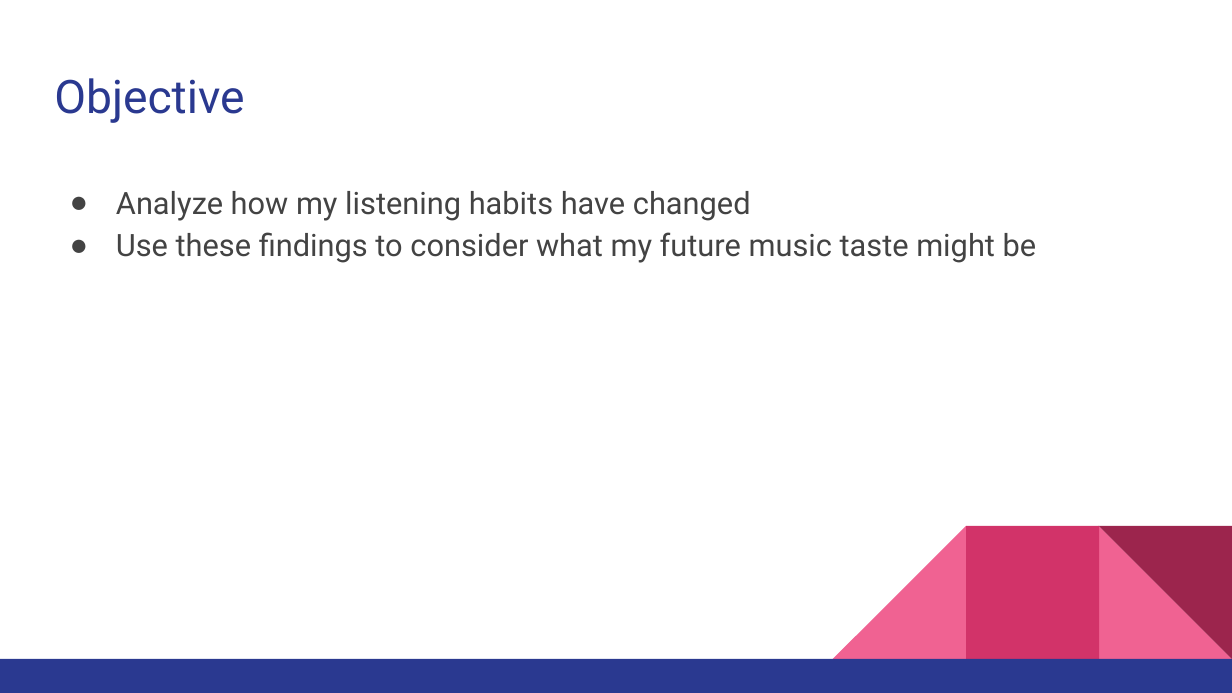
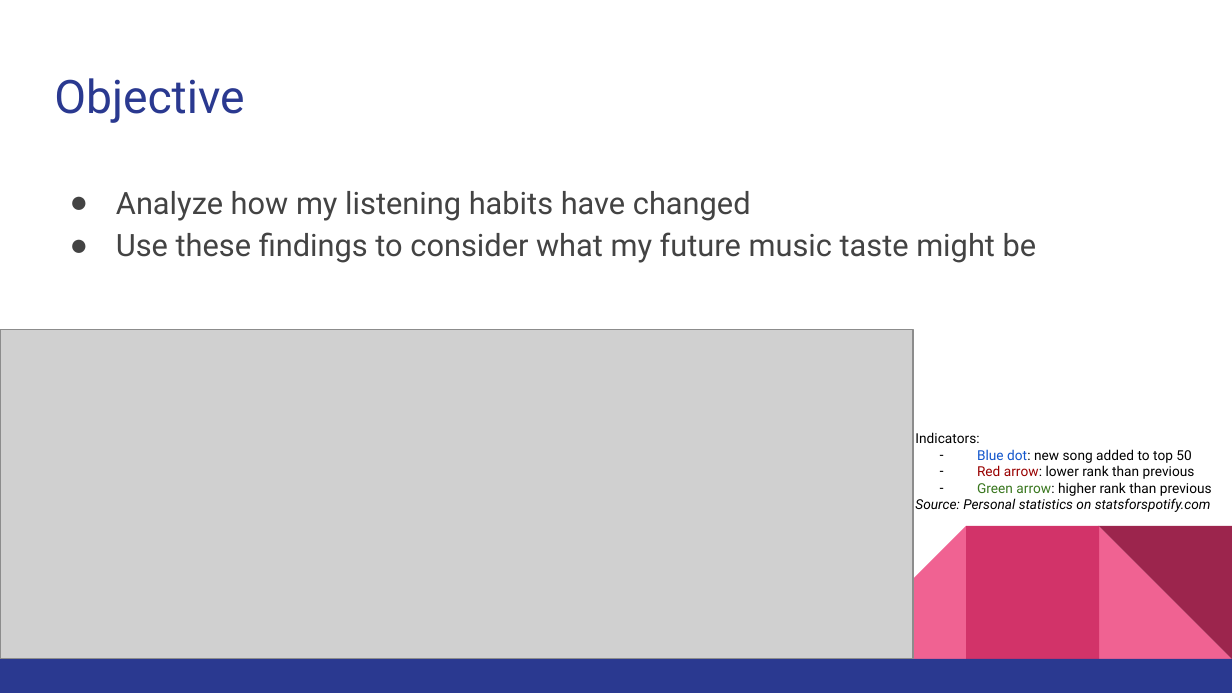
Before and after one commit to chloelinli/image-classification, a slide deck: slide 2 of projects/spotify_listening/presentations/my_music_taste.pptx. Drawn at 1232x693 pixels with LibreOffice and Linux fonts; fonts in the diff are those of the drawing; grey boxes stand for pictures. Boxes give left, top, right and bottom in pixels: in the first picture for what was removed or moved away, otherwise in the second. Text is boxed around its words. In the diff, an @@ line names an element or a change of style, - is before the commit and + after.

```diff
--- a/projects/spotify_listening/presentations/my_music_taste.pptx
+++ b/projects/spotify_listening/presentations/my_music_taste.pptx
@@ picture added at (0, 329, 913, 658) @@
@@ text added at (915, 432, 1212, 512), 8 pt, text #000000 @@
+Indicators:
+– Blue dot: new song added to top 50
+– Red arrow: lower rank than previous
+– Green arrow: higher rank than previous
+Source: Personal statistics on statsforspotify.com
```
Also in this commit, not shown: 5 other slides changed, 3 slides added, 4 slides removed, 1 other file.
